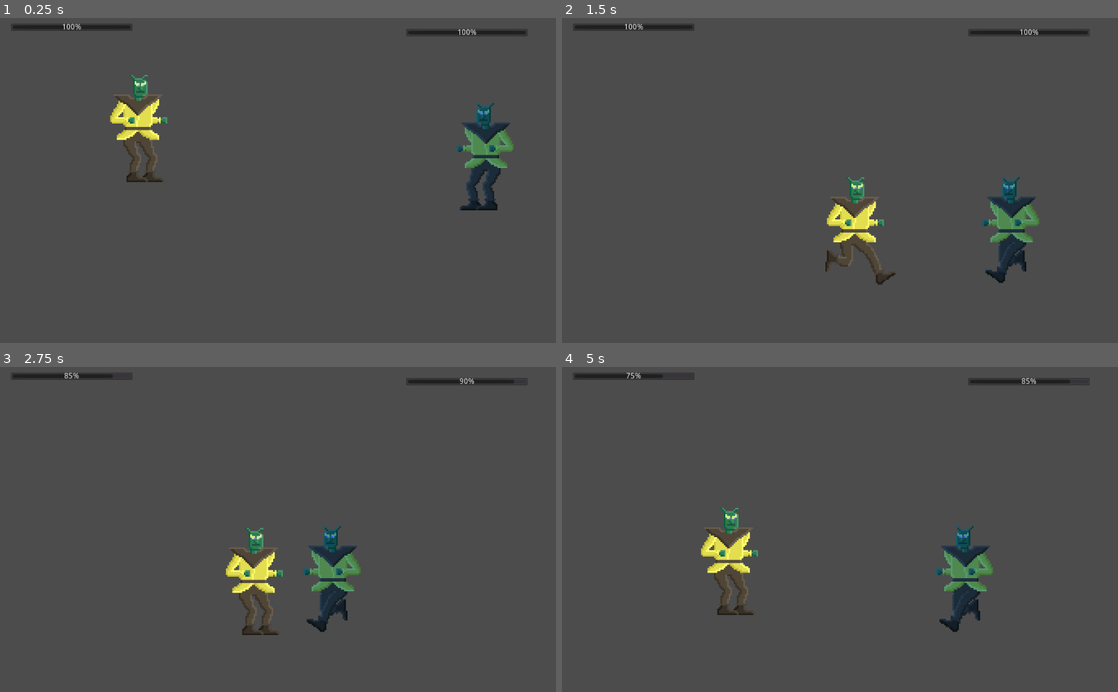
Above: before the commit, frames 1-4 (two rows, left to right).
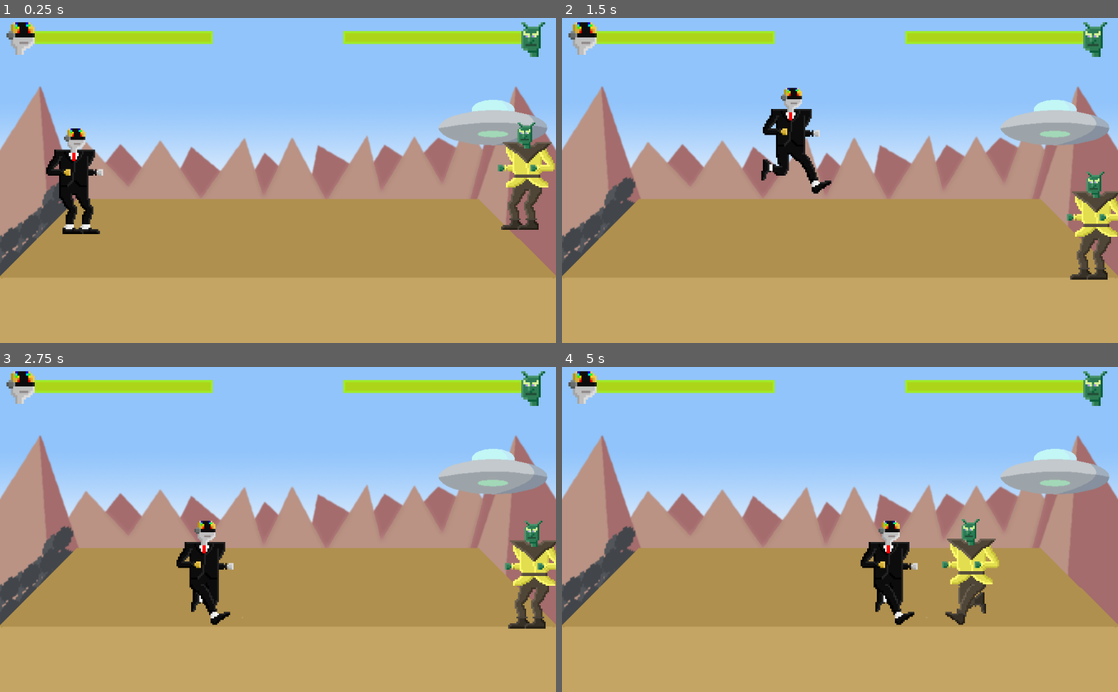
Above: after the commit, the same moments.

Repository: Megameca04/Proyecto-GearJam2
Game: Godot game, scene res://Escenas/Pruebas.tscn
Two runs of this game, one before a commit and one after it. Both use one fixed random seed, a clock stepped at 60 frames per second and the inputs below. Before the commit the project has no main scene; this scene is started directly in both runs.
Inputs:
- Up to frame 1 (0.25 s): no input
- Up to frame 2 (1.5 s): hold Right (ui_right) from 0.53 s (still down); tap Up (ui_up) at 0.77 s
- Up to frame 3 (2.75 s): tap Up (ui_up) at 1.52 s; release Right (ui_right) at 2.03 s; hold Left (ui_left) from 2.03 s (still down)
- Up to frame 4 (5 s): release Left (ui_left) at 2.78 s; hold Right (ui_right) 2.78-4.28 s; tap Up (ui_up) at 3.02, 3.77, 4.52 s; hold Left (ui_left) from 4.28 s (still down)

The runs differ from the first frame. In frame 1, 98% of the frame differs, in the area x 0-100%, y 0-100%; in frame 2, 98%; in frame 3, 98%; in frame 4, 99%.

Commit message:
Etapas finales del juego

Diff:
--- /dev/null
+++ b/Decisions/Barras_vida.tres
@@ -0,0 +1,49 @@
+[gd_resource type="Theme" load_steps=8 format=2]
+
+[ext_resource path="res://GravityBold8.ttf" type="DynamicFontData" id=1]
+
+[sub_resource type="DynamicFont" id=3]
+font_data = ExtResource( 1 )
+
+[sub_resource type="StyleBoxFlat" id=6]
+bg_color = Color( 0.898039, 0.870588, 0.160784, 1 )
+
+[sub_resource type="StyleBoxFlat" id=5]
+bg_color = Color( 0.972549, 0.764706, 0.207843, 1 )
+
+[sub_resource type="StyleBoxFlat" id=7]
+bg_color = Color( 0.968627, 0.443137, 0.160784, 1 )
+
+[sub_resource type="StyleBoxFlat" id=1]
+bg_color = Color( 0.215686, 0.0509804, 0.0509804, 1 )
+border_width_left = 4
+border_width_top = 4
+border_width_right = 4
+border_width_bottom = 4
+border_color = Color( 0.172549, 0.0823529, 0.054902, 1 )
+corner_radius_top_left = 2
+corner_radius_top_right = 2
+corner_radius_bottom_right = 2
+corner_radius_bottom_left = 2
+corner_detail = 10
+anti_aliasing = false
+anti_aliasing_size = 0.01
+
+[sub_resource type="StyleBoxFlat" id=2]
+bg_color = Color( 0.678431, 0.839216, 0.105882, 1 )
+border_width_left = 4
+border_width_top = 4
+border_width_right = 4
+border_width_bottom = 4
+border_color = Color( 0.631373, 0.92549, 0.160784, 1 )
+
+[resource]
+Button/colors/font_color = Color( 0.85098, 0.509804, 0.254902, 1 )
+Button/colors/font_color_hover = Color( 0.941176, 0.941176, 0.941176, 1 )
+Button/colors/font_color_pressed = Color( 0.968627, 0.286275, 0.0745098, 1 )
+Button/fonts/font = SubResource( 3 )
+Button/styles/hover = SubResource( 6 )
+Button/styles/normal = SubResource( 5 )
+Button/styles/pressed = SubResource( 7 )
+ProgressBar/styles/bg = SubResource( 1 )
+ProgressBar/styles/fg = SubResource( 2 )
--- /dev/null
+++ b/Decisions/Escenas/Animacion.tscn
@@ -0,0 +1,192 @@
+[gd_scene load_steps=15 format=2]
+
+[ext_resource path="res://Script/Animacion.gd" type="Script" id=1]
+[ext_resource path="res://SFX/Jet.ogg" type="AudioStream" id=2]
+[ext_resource path="res://Sprites/Animaciones/Inicio/Frame 4.png" type="Texture" id=3]
+[ext_resource path="res://Sprites/Animaciones/Inicio/Frame 6.png" type="Texture" id=4]
+[ext_resource path="res://SFX/Marchando.ogg" type="AudioStream" id=5]
+[ext_resource path="res://SFX/Do it.ogg" type="AudioStream" id=6]
+[ext_resource path="res://Sprites/Animaciones/Inicio/Frame 3.png" type="Texture" id=7]
+[ext_resource path="res://SFX/Nave.ogg" type="AudioStream" id=8]
+[ext_resource path="res://Sprites/Animaciones/Inicio/Frame 5.png" type="Texture" id=9]
+[ext_resource path="res://Sprites/Animaciones/Inicio/Frame 2.png" type="Texture" id=10]
+[ext_resource path="res://Sprites/Animaciones/Inicio/Frame 7.png" type="Texture" id=11]
+
+[sub_resource type="Animation" id=1]
+resource_name = "Escena 1"
+length = 6.0
+tracks/0/type = "value"
+tracks/0/path = NodePath("Frame 1:position")
+tracks/0/interp = 1
+tracks/0/loop_wrap = true
+tracks/0/imported = false
+tracks/0/enabled = true
+tracks/0/keys = {
+"times": PoolRealArray( 0, 2 ),
+"transitions": PoolRealArray( 1, 1 ),
+"update": 1,
+"values": [ Vector2( 512, 302 ), Vector2( 512, -472 ) ]
+}
+tracks/1/type = "value"
+tracks/1/path = NodePath("Frame 2:position")
+tracks/1/interp = 1
+tracks/1/loop_wrap = true
+tracks/1/imported = false
+tracks/1/enabled = true
+tracks/1/keys = {
+"times": PoolRealArray( 0, 2 ),
+"transitions": PoolRealArray( 1, 1 ),
+"update": 1,
+"values": [ Vector2( -560, -336 ), Vector2( 512, 302 ) ]
+}
+tracks/2/type = "value"
+tracks/2/path = NodePath("Jet:playing")
+tracks/2/interp = 1
+tracks/2/loop_wrap = true
+tracks/2/imported = false
+tracks/2/enabled = true
+tracks/2/keys = {
+"times": PoolRealArray( -0.1, 1, 5.9 ),
+"transitions": PoolRealArray( 1, 1, 1 ),
+"update": 1,
+"values": [ false, true, false ]
+}
+
+[sub_resource type="Animation" id=2]
+resource_name = "Escena 2"
+length = 2.5
+tracks/0/type = "value"
+tracks/0/path = NodePath("Frame 3:position")
+tracks/0/interp = 1
+tracks/0/loop_wrap = true
+tracks/0/imported = false
+tracks/0/enabled = true
+tracks/0/keys = {
+"times": PoolRealArray( 0, 0.8 ),
+"transitions": PoolRealArray( 1, 1 ),
+"update": 1,
+"values": [ Vector2( 512, 302 ), Vector2( 2128, 304 ) ]
+}
+tracks/1/type = "value"
+tracks/1/path = NodePath("Nave:playing")
+tracks/1/interp = 1
+tracks/1/loop_wrap = true
+tracks/1/imported = false
+tracks/1/enabled = true
+tracks/1/keys = {
+"times": PoolRealArray( 0 ),
+"transitions": PoolRealArray( 1 ),
+"update": 1,
+"values": [ true ]
+}
+tracks/2/type = "value"
+tracks/2/path = NodePath("Frame 4:position")
+tracks/2/interp = 1
+tracks/2/loop_wrap = true
+tracks/2/imported = false
+tracks/2/enabled = true
+tracks/2/keys = {
+"times": PoolRealArray( 0, 0.8 ),
+"transitions": PoolRealArray( 1, 1 ),
+"update": 1,
+"values": [ Vector2( 1808, -320 ), Vector2( 512, 302 ) ]
+}
+
+[sub_resource type="Animation" id=3]
+resource_name = "Escena 3"
+length = 4.0
+tracks/0/type = "value"
+tracks/0/path = NodePath("Frame 5:position")
+tracks/0/interp = 1
+tracks/0/loop_wrap = true
+tracks/0/imported = false
+tracks/0/enabled = true
+tracks/0/keys = {
+"times": PoolRealArray( 0, 2 ),
+"transitions": PoolRealArray( 1, 1 ),
+"update": 1,
+"values": [ Vector2( 512, 302 ), Vector2( 2032, 576 ) ]
+}
+tracks/1/type = "value"
+tracks/1/path = NodePath("Marcha:playing")
+tracks/1/interp = 1
+tracks/1/loop_wrap = true
+tracks/1/imported = false
+tracks/1/enabled = true
+tracks/1/keys = {
+"times": PoolRealArray( 0 ),
+"transitions": PoolRealArray( 1 ),
+"update": 1,
+"values": [ true ]
+}
+tracks/2/type = "value"
+tracks/2/path = NodePath("Frame 6:position")
+tracks/2/interp = 1
+tracks/2/loop_wrap = true
+tracks/2/imported = false
+tracks/2/enabled = true
+tracks/2/keys = {
+"times": PoolRealArray( 0, 2 ),
+"transitions": PoolRealArray( 1, 1 ),
+"update": 1,
+"values": [ Vector2( 2192, 464 ), Vector2( 512, 302 ) ]
+}
+tracks/3/type = "value"
+tracks/3/path = NodePath("Do it:playing")
+tracks/3/interp = 1
+tracks/3/loop_wrap = true
+tracks/3/imported = false
+tracks/3/enabled = true
+tracks/3/keys = {
+"times": PoolRealArray( 2.3 ),
+"transitions": PoolRealArray( 1 ),
+"update": 1,
+"values": [ true ]
+}
+
+[node name="Animacion" type="Node2D"]
+script = ExtResource( 1 )
+
+[node name="AnimationPlayer" type="AnimationPlayer" parent="."]
+"anims/Escena 1" = SubResource( 1 )
+"anims/Escena 2" = SubResource( 2 )
+"anims/Escena 3" = SubResource( 3 )
+
+[node name="Frame 1" type="Sprite" parent="."]
+position = Vector2( 512, -472 )
+scale = Vector2( 1, 1.00667 )
+texture = ExtResource( 10 )
+
+[node name="Frame 2" type="Sprite" parent="."]
+position = Vector2( -784, 368 )
+texture = ExtResource( 7 )
+
+[node name="Jet" type="AudioStreamPlayer" parent="."]
+stream = ExtResource( 2 )
+
+[node name="Frame 3" type="Sprite" parent="."]
+position = Vector2( 904, 1080 )
+texture = ExtResource( 3 )
+
+[node name="Nave" type="AudioStreamPlayer" parent="."]
+stream = ExtResource( 8 )
+
+[node name="Frame 4" type="Sprite" parent="."]
+position = Vector2( 1808, -320 )
+texture = ExtResource( 9 )
+
+[node name="Frame 5" type="Sprite" parent="."]
+position = Vector2( -976, 800 )
+texture = ExtResource( 4 )
+
+[node name="Frame 6" type="Sprite" parent="."]
+position = Vector2( 2192, 464 )
+texture = ExtResource( 11 )
+
+[node name="Marcha" type="AudioStreamPlayer" parent="."]
+stream = ExtResource( 5 )
+
+[node name="Do it" type="AudioStreamPlayer" parent="."]
+stream = ExtResource( 6 )
+
+[connection signal="animation_finished" from="AnimationPlayer" to="." method="_on_AnimationPlayer_animation_finished"]
--- a/Decisions/Escenas/Pruebas.tscn
+++ b/Decisions/Escenas/Pruebas.tscn
@@ -1,46 +1,82 @@
-[gd_scene load_steps=5 format=2]
+[gd_scene load_steps=9 format=2]
 
 [ext_resource path="res://Personajes/Hero1.tscn" type="PackedScene" id=1]
 [ext_resource path="res://Personajes/Hero2.tscn" type="PackedScene" id=2]
 [ext_resource path="res://Script/Pruebas.gd" type="Script" id=3]
+[ext_resource path="res://Sprites/Fondo.png" type="Texture" id=4]
+[ext_resource path="res://Sprites/Heroe2/Cabeza.png" type="Texture" id=5]
+[ext_resource path="res://Sprites/Heroe1/Cabeza.png" type="Texture" id=6]
+[ext_resource path="res://Barras_vida.tres" type="Theme" id=7]
 
 [sub_resource type="RectangleShape2D" id=1]
-extents = Vector2( 509, 7.5 )
+extents = Vector2( 510.5, 7.5 )
 
 [node name="Node2D" type="Node2D"]
 script = ExtResource( 3 )
 
+[node name="Fondo" type="Sprite" parent="."]
+position = Vector2( 512, 298 )
+scale = Vector2( 1, 1.00667 )
+z_index = -2
+texture = ExtResource( 4 )
+
 [node name="StaticBody2D" type="StaticBody2D" parent="."]
 
 [node name="CollisionShape2D" type="CollisionShape2D" parent="StaticBody2D"]
-position = Vector2( 512, 501 )
+position = Vector2( 513.5, 488 )
 shape = SubResource( 1 )
 
 [node name="CollisionShape2D2" type="CollisionShape2D" parent="StaticBody2D"]
-position = Vector2( 4, 260 )
+position = Vector2( -8, 264 )
 rotation = 1.5708
 shape = SubResource( 1 )
 
 [node name="CollisionShape2D3" type="CollisionShape2D" parent="StaticBody2D"]
-position = Vector2( 1026, 262 )
+position = Vector2( 1032, 264 )
 rotation = 1.5708
 shape = SubResource( 1 )
 
 [node name="Hero1" parent="." instance=ExtResource( 1 )]
-position = Vector2( 254, 184 )
+position = Vector2( 896, 272 )
+
+[node name="Hero2" parent="." instance=ExtResource( 2 )]
+position = Vector2( 136, 280 )
 activado = true
 
-[node name="Hero2" parent="." instance=ExtResource( 2 )]
-position = Vector2( 820, 236 )
+[node name="Control" type="Control" parent="."]
+margin_right = 1024.0
+margin_bottom = 600.0
 
-[node name="Hero1_life" type="ProgressBar" parent="."]
-margin_left = 20.0
-margin_top = 10.0
-margin_right = 244.0
-margin_bottom = 24.0
+[node name="Hero1_life" type="ProgressBar" parent="Control"]
+margin_left = 976.0
+margin_top = 24.0
+margin_right = 1320.0
+margin_bottom = 48.0
+rect_scale = Vector2( -1, 1 )
+theme = ExtResource( 7 )
+percent_visible = false
 
-[node name="Hero2_life" type="ProgressBar" parent="."]
-margin_left = 748.0
-margin_top = 20.0
-margin_right = 972.0
-margin_bottom = 34.0
+[node name="TextureRect" type="TextureRect" parent="Control/Hero1_life"]
+margin_left = 16.0
+margin_top = -16.0
+margin_right = 38.0
+margin_bottom = 16.0
+rect_scale = Vector2( -2, 2 )
+texture = ExtResource( 6 )
+
+[node name="Hero2_life" type="ProgressBar" parent="Control"]
+margin_left = 48.0
+margin_top = 24.0
+margin_right = 392.0
+margin_bottom = 48.0
+theme = ExtResource( 7 )
+value = 50.0
+percent_visible = false
+
+[node name="TextureRect" type="TextureRect" parent="Control/Hero2_life"]
+margin_left = 16.0
+margin_top = -16.0
+margin_right = 42.0
+margin_bottom = 14.0
+rect_scale = Vector2( -2, 2 )
+texture = ExtResource( 5 )
--- /dev/null
+++ b/Decisions/Inicio.tscn
@@ -0,0 +1,32 @@
+[gd_scene load_steps=4 format=2]
+
+[ext_resource path="res://Barras_vida.tres" type="Theme" id=1]
+[ext_resource path="res://Sprites/Fondo plano.png" type="Texture" id=2]
+[ext_resource path="res://Script/Inicio.gd" type="Script" id=3]
+
+[node name="Control" type="Control"]
+anchor_right = 1.0
+anchor_bottom = 1.0
+script = ExtResource( 3 )
+
+[node name="TextureRect" type="TextureRect" parent="."]
+margin_right = 40.0
+margin_bottom = 40.0
+texture = ExtResource( 2 )
+
+[node name="CenterContainer" type="CenterContainer" parent="."]
+anchor_right = 1.0
+anchor_bottom = 1.0
+
+[node name="Button" type="Button" parent="CenterContainer"]
+margin_left = 472.0
+margin_top = 285.0
+margin_right = 552.0
+margin_bottom = 315.0
+rect_min_size = Vector2( 80, 30 )
+size_flags_horizontal = 3
+size_flags_vertical = 3
+theme = ExtResource( 1 )
+text = "Play"
+
+[connection signal="pressed" from="CenterContainer/Button" to="." method="_on_Button_pressed"]
--- a/Decisions/Personajes/Hero1.tscn
+++ b/Decisions/Personajes/Hero1.tscn
@@ -32,7 +32,26 @@
 } ]
 
 [sub_resource type="RectangleShape2D" id=2]
-extents = Vector2( 30.5, 16 )
+extents = Vector2( 24, 16 )
+
+[sub_resource type="RectangleShape2D" id=6]
+extents = Vector2( 36, 101 )
+
+[sub_resource type="Animation" id=7]
+resource_name = "Defeat"
+length = 2.0
+tracks/0/type = "value"
+tracks/0/path = NodePath(".:rotation_degrees")
+tracks/0/interp = 1
+tracks/0/loop_wrap = true
+tracks/0/imported = false
+tracks/0/enabled = true
+tracks/0/keys = {
+"times": PoolRealArray( 0, 2 ),
+"transitions": PoolRealArray( 1, 1 ),
+"update": 0,
+"values": [ 0.0, 90.0 ]
+}
 
 [sub_resource type="Animation" id=4]
 resource_name = "Punch"
@@ -66,6 +85,7 @@
 script = ExtResource( 1 )
 
 [node name="Area_dano" type="Area2D" parent="."]
+collision_mask = 2
 
 [node name="CollisionShape2D" type="CollisionShape2D" parent="Area_dano"]
 shape = SubResource( 5 )
@@ -81,15 +101,35 @@
 
 [node name="Area_ataque" type="Area2D" parent="AnimatedSprite"]
 scale = Vector2( 0.333333, 0.333333 )
+collision_layer = 2
 
 [node name="Area" type="CollisionShape2D" parent="AnimatedSprite/Area_ataque"]
-position = Vector2( -88, -40 )
+position = Vector2( -80.0001, -40 )
 shape = SubResource( 2 )
+disabled = true
+
+[node name="Area_vision" type="Area2D" parent="AnimatedSprite"]
+scale = Vector2( 0.333333, 0.333333 )
+
+[node name="Area" type="CollisionShape2D" parent="AnimatedSprite/Area_vision"]
+position = Vector2( -84, 0 )
+shape = SubResource( 6 )
 
 [node name="AnimationPlayer" type="AnimationPlayer" parent="."]
+anims/Defeat = SubResource( 7 )
 anims/Punch = SubResource( 4 )
 
 [node name="Salud" parent="." instance=ExtResource( 6 )]
 
+[node name="Agresividad" type="Timer" parent="."]
+autostart = true
+
+[node name="K_timer" type="Timer" parent="."]
+wait_time = 0.5
+one_shot = true
+
 [connection signal="area_entered" from="Area_dano" to="." method="_on_Area_dano_area_entered"]
+[connection signal="body_entered" from="AnimatedSprite/Area_vision" to="." method="_on_Area_vision_body_entered"]
 [connection signal="animation_finished" from="AnimationPlayer" to="." method="_on_AnimationPlayer_animation_finished"]
+[connection signal="timeout" from="Agresividad" to="." method="_on_Agresividad_timeout"]
+[connection signal="timeout" from="K_timer" to="." method="_on_K_timer_timeout"]
--- a/Decisions/Personajes/Hero2.tscn
+++ b/Decisions/Personajes/Hero2.tscn
@@ -1,10 +1,10 @@
 [gd_scene load_steps=13 format=2]
 
 [ext_resource path="res://Script/Hero.gd" type="Script" id=1]
-[ext_resource path="res://Sprites/Heroe1/Caminando 1.png" type="Texture" id=2]
-[ext_resource path="res://Sprites/Heroe1/Caminando 2.png" type="Texture" id=3]
-[ext_resource path="res://Sprites/Heroe1/Puñetazo.png" type="Texture" id=4]
-[ext_resource path="res://Sprites/Heroe1/Base.png" type="Texture" id=5]
+[ext_resource path="res://Sprites/Heroe2/Base copia.png" type="Texture" id=2]
+[ext_resource path="res://Sprites/Heroe2/Caminando 1.png" type="Texture" id=3]
+[ext_resource path="res://Sprites/Heroe2/Puñetazo.png" type="Texture" id=4]
+[ext_resource path="res://Sprites/Heroe2/Caminando 2.png" type="Texture" id=5]
 [ext_resource path="res://Nodos/Salud.tscn" type="PackedScene" id=6]
 
 [sub_resource type="RectangleShape2D" id=5]
@@ -12,12 +12,12 @@
 
 [sub_resource type="SpriteFrames" id=3]
 animations = [ {
-"frames": [ ExtResource( 5 ) ],
+"frames": [ ExtResource( 2 ) ],
 "loop": true,
 "name": "default",
 "speed": 5.0
 }, {
-"frames": [ ExtResource( 2 ), ExtResource( 5 ), ExtResource( 3 ), ExtResource( 5 ) ],
+"frames": [ ExtResource( 3 ), ExtResource( 2 ), ExtResource( 5 ), ExtResource( 2 ) ],
 "loop": true,
 "name": "move",
 "speed": 5.0
@@ -29,7 +29,7 @@
 } ]
 
 [sub_resource type="RectangleShape2D" id=2]
-extents = Vector2( 22.7501, 16 )
+extents = Vector2( 24, 16 )
 
 [sub_resource type="RectangleShape2D" id=6]
 extents = Vector2( 12, 33.3333 )
@@ -70,29 +70,30 @@
 
 [node name="Area_dano" type="Area2D" parent="."]
 scale = Vector2( 0.999999, 0.999999 )
+collision_mask = 2
 
 [node name="CollisionShape2D" type="CollisionShape2D" parent="Area_dano"]
 shape = SubResource( 5 )
 
 [node name="AnimatedSprite" type="AnimatedSprite" parent="."]
-modulate = Color( 0.34902, 0.615686, 0.996078, 1 )
 scale = Vector2( 3, 3 )
 frames = SubResource( 3 )
-animation = "punch"
+animation = "move"
 playing = true
 
 [node name="Area_ataque" type="Area2D" parent="AnimatedSprite"]
 scale = Vector2( 0.333333, 0.333333 )
+collision_layer = 2
 
 [node name="Area" type="CollisionShape2D" parent="AnimatedSprite/Area_ataque"]
-position = Vector2( -80.2501, -40 )
+position = Vector2( -80.0001, -40 )
 shape = SubResource( 2 )
+disabled = true
 
 [node name="Area_vision" type="Area2D" parent="AnimatedSprite"]
-visible = false
 
 [node name="CollisionShape2D" type="CollisionShape2D" parent="AnimatedSprite/Area_vision"]
-position = Vector2( -27.3333, 2.54313e-06 )
+position = Vector2( -28, 2.54313e-06 )
 shape = SubResource( 6 )
 
 [node name="Cuerpo" type="CollisionShape2D" parent="."]
@@ -106,7 +107,11 @@
 [node name="Agresividad" type="Timer" parent="."]
 autostart = true
 
+[node name="K_timer" type="Timer" parent="."]
+wait_time = 0.5
+
 [connection signal="area_entered" from="Area_dano" to="." method="_on_Area_dano_area_entered"]
 [connection signal="body_entered" from="AnimatedSprite/Area_vision" to="." method="_on_Area_vision_body_entered"]
 [connection signal="animation_finished" from="AnimationPlayer" to="." method="_on_AnimationPlayer_animation_finished"]
 [connection signal="timeout" from="Agresividad" to="." method="_on_Agresividad_timeout"]
+[connection signal="timeout" from="K_timer" to="." method="_on_K_timer_timeout"]
--- /dev/null
+++ b/Decisions/Script/Animacion.gd
@@ -0,0 +1,14 @@
+extends Node2D
+
+func _ready():
+	$AnimationPlayer.play("Escena 1")
+
+
+func _on_AnimationPlayer_animation_finished(anim_name):
+	match anim_name:
+		"Escena 1":
+			$AnimationPlayer.play("Escena 2")
+		"Escena 2":
+			$AnimationPlayer.play("Escena 3")
+		"Escena 3":
+			SceneManager.change_game()
--- a/Decisions/Script/Hero.gd
+++ b/Decisions/Script/Hero.gd
@@ -3,24 +3,25 @@
 export (bool) var activado
 
 var speed = 300
-var jump_speed = 200
+var jump_speed = 400
 var weight = 500
 
 var rival = null
 
 var velocity = Vector2.ZERO
+var knockback = Vector2.ZERO
 
 var agresivity = 0
 var move = true
 
 var rgn = RandomNumberGenerator.new()
+var distance
+
 
 func _ready():
 	$Salud.connect("depleted",self,"defeat")
 
 	var rv = get_tree().get_nodes_in_group("Player")
-
-	print(rv.size())
 
 	var i = 0
 	while i < rv.size():
@@ -29,6 +30,8 @@
 			rival = rv[i]
 
 		i += 1
+
+	distance = self.global_position.x - rival.global_position.x
 
 func _process(delta):
 	animations()
@@ -45,7 +48,7 @@
 	else:
 		ia_movement()
 
-	velocity = move_and_slide(velocity, Vector2(0,-1))
+	velocity = move_and_slide(velocity + knockback, Vector2(0,-1))
 
 func get_input():
 
@@ -69,7 +72,7 @@
 
 	var z = Input.is_action_just_pressed("ui_z")
 
-	if z:
+	if z and activado:
 		$AnimationPlayer.play("Punch")
 
 	if !$AnimationPlayer.is_playing():
@@ -81,14 +84,21 @@
 	$AnimatedSprite.scale.x = 3*sign(self.global_position.x - rival.global_position.x)
 
 func defeat():
-	self.queue_free()
+	set_physics_process(false)
+	set_process(false)
+	$AnimationPlayer.play("Defeat")
 
 func _on_Area_dano_area_entered(area):
-	print("a")
-	$Salud.current -= 1
+	if area.name == "Area_ataque":
+		knockback.x += sign(distance)*300
+		$K_timer.start()
+		$Salud.current -= 1
+		if activado:
+			$AnimatedSprite/Area_ataque/Area.disabled = true
+			$AnimatedSprite/Area_ataque/Area.disabled = false
 
 func ia_movement():
-	var distance = self.global_position.x - rival.global_position.x
+	distance = self.global_position.x - rival.global_position.x
 
 	if move:
 		if abs(distance) > 150 and $Salud.current > 5:
@@ -108,11 +118,13 @@
 
 func _on_Area_vision_body_entered(body):
 	rgn.randomize()
-	var op = rgn.randi_range(0,1)
+	var op = rgn.randi_range(0,2)
 	if op == 1:
 		$AnimationPlayer.play("Punch")
 		move = false
 
-
 func _on_AnimationPlayer_animation_finished(anim_name):
 	move = true
+
+func _on_K_timer_timeout():
+	knockback = Vector2.ZERO
--- /dev/null
+++ b/Decisions/Script/Inicio.gd
@@ -0,0 +1,4 @@
+extends Control
+
+func _on_Button_pressed():
+	SceneManager.change_anim()
--- a/Decisions/Script/Pruebas.gd
+++ b/Decisions/Script/Pruebas.gd
@@ -2,10 +2,10 @@
 
 func _ready():
 	var salud_h1 = $Hero1/Salud
-	var salud_h1_arra = $Hero1_life
+	var salud_h1_arra = $Control/Hero1_life
 
 	var salud_h2 = $Hero2/Salud
-	var salud_h2_arra = $Hero2_life
+	var salud_h2_arra = $Control/Hero2_life
 
 	salud_h1.connect("changed", salud_h1_arra, "set_value")
 	salud_h1.connect("max_changed",salud_h1_arra, "set_max")
--- a/Decisions/Script/Salud.gd
+++ b/Decisions/Script/Salud.gd
@@ -23,7 +23,6 @@
 
 	if current == 0:
 		emit_signal("depleted")
-		get_parent().queue_free()
 
 func initialize():
 	emit_signal("max_changed", max_amount)
--- /dev/null
+++ b/Decisions/Script/SceneManager.gd
@@ -0,0 +1,13 @@
+extends Node
+
+var main_menu = null
+
+var in_anim = preload("res://Escenas/Animacion.tscn")
+
+var game = preload("res://Escenas/Pruebas.tscn")
+
+func change_anim():
+	get_tree().change_scene_to(in_anim)
+
+func change_game():
+	get_tree().change_scene_to(game)
--- a/Decisions/project.godot
+++ b/Decisions/project.godot
@@ -11,7 +11,12 @@
 [application]
 
 config/name="Decisions"
+run/main_scene="res://Inicio.tscn"
 config/icon="res://icon.png"
+
+[autoload]
+
+SceneManager="*res://Script/SceneManager.gd"
 
 [gui]
 
Binary file added: Decisions/GravityBold8.ttf
Not shown: 1 places in Decisions/Personajes/Hero1.tscn that only renumber resources
Not shown, added: Decisions/SFX/Do it.ogg.import
Not shown, added: Decisions/SFX/Jet.ogg.import
Not shown, added: Decisions/SFX/Marchando.ogg.import
Not shown, added: Decisions/SFX/Nave.ogg.import
Binary file added: Decisions/Sprites/Animaciones/Inicio/Frame 1.png
Not shown, added: Decisions/Sprites/Animaciones/Inicio/Frame 1.png.import
Binary file added: Decisions/Sprites/Animaciones/Inicio/Frame 2.png
Not shown, added: Decisions/Sprites/Animaciones/Inicio/Frame 2.png.import
Binary file added: Decisions/Sprites/Animaciones/Inicio/Frame 3.png
Not shown, added: Decisions/Sprites/Animaciones/Inicio/Frame 3.png.import
(and 49 more such lines)
